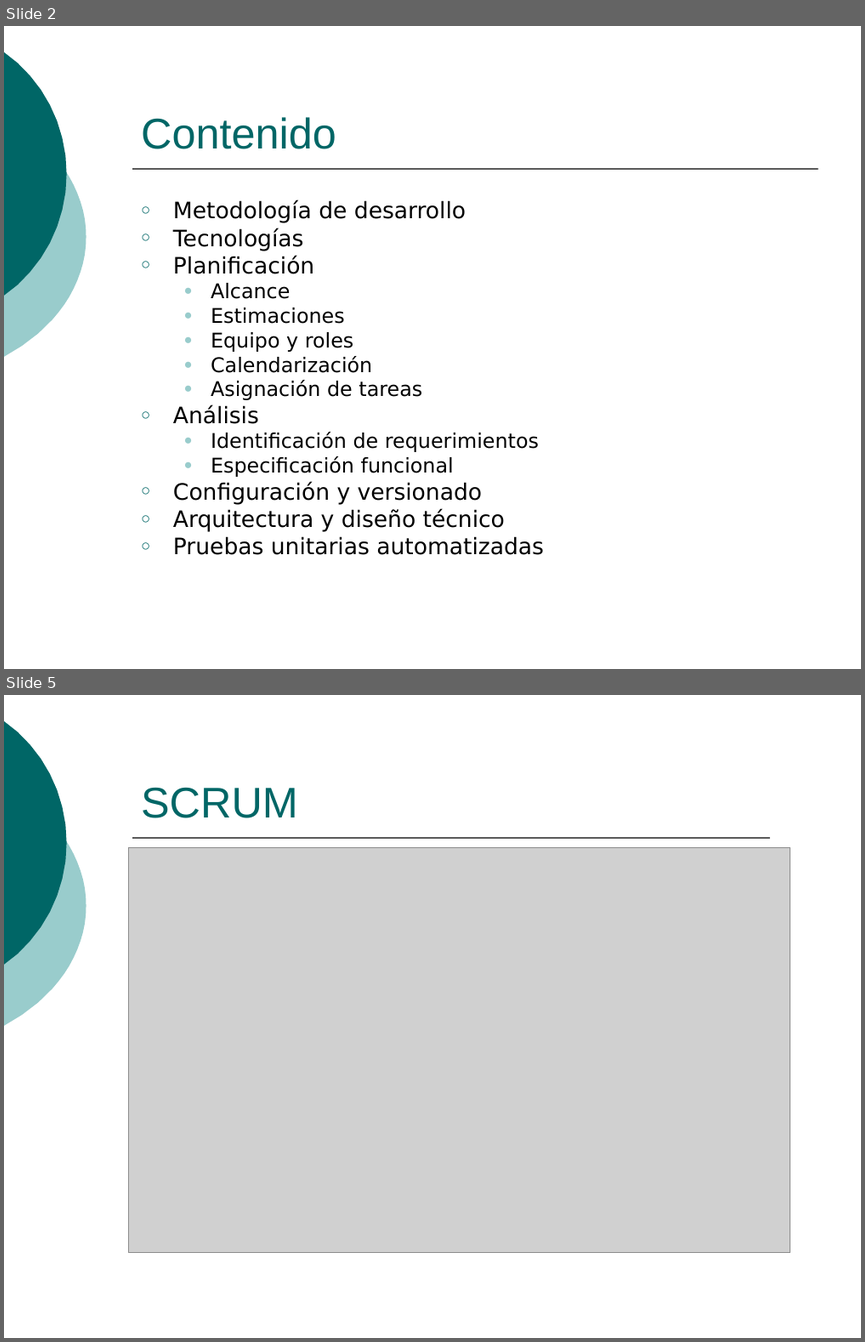
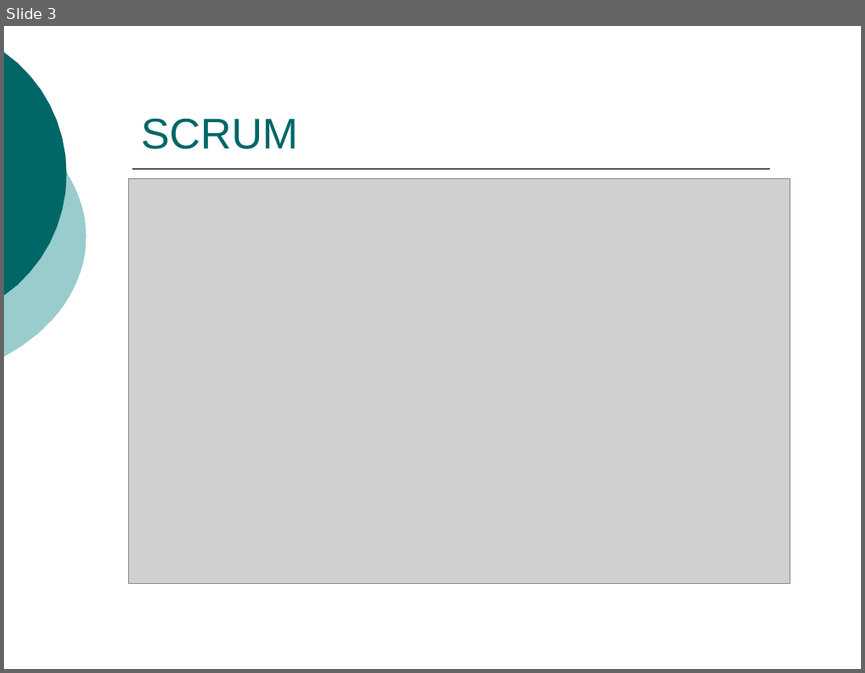
Before and after one commit to ingevy/taller-desarrollo-proyectos-ii-2do-2010, a slide deck: doc/presentaciones/Presentación inicial.ppt. Shown one above the other, each under a label of ours: slides 2 and 5 before the commit, slide 3 after it; the slides between them are not shown. The pictures are 865x1342 and 865x673 pixels, drawn with LibreOffice and Linux fonts; fonts in the diff are those of the drawing; grey boxes stand for pictures. Boxes give left, top, right and bottom in pixels: in the first picture for what was removed or moved away, otherwise in the second. Text is boxed around its words. In the diff, an @@ line names an element or a change of style, - is before the commit and + after.

```diff
--- a/doc/presentaciones/Presentación inicial.ppt
+++ b/doc/presentaciones/Presentación inicial.ppt
@@ slide 2 removed at [4,26,861,669], background #FFFFFF; not listed: 3 template elements that a slide beside it also shows @@
@@ title removed at [141,117,336,149] @@
-Contenido
@@ text removed at [173,200,544,555] @@
-○ Metodología de desarrollo
-○ Tecnologías
-○ Planificación
-  ● Alcance
-  ● Estimaciones
-  ● Equipo y roles
-  ● Calendarización
-  ● Asignación de tareas
-○ Análisis
-  ● Identificación de requerimientos
-  ● Especificación funcional
-○ Configuración y versionado
-○ Arquitectura y diseño técnico
-○ Pruebas unitarias automatizadas
@@ what was slide 5 is now slide 3 @@
```
Also in this commit, not shown: 3 slides changed, 1 other slide removed, 2 other files.
